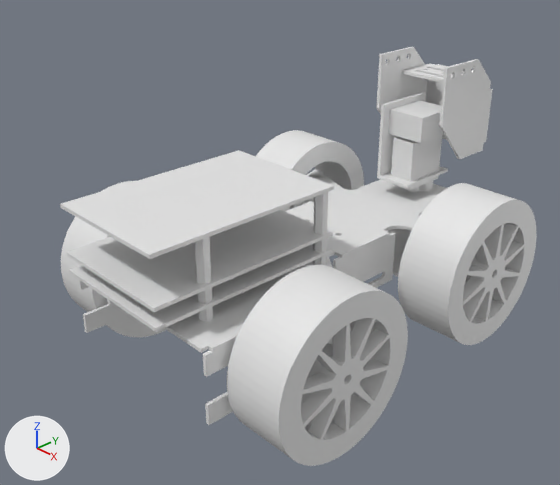
The Blender file car shell.blend, before and after one commit.
Camera for both pictures: a 50 mm lens placed at (0.215, -0.223, 0.153), pointed at (-0.009, -0.013, 0.003). Lighting does not change. The marker at lower left points along +X, +Y and +Z. The first picture is the older version.

In view in the first picture: 'car assembly'.
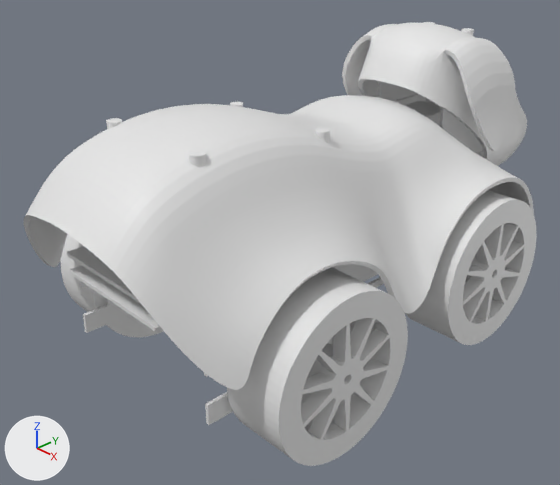
Where the newer file only moved an object's origin or applied its transform, the numbers keep the older frame.

Where the change shows, as pixel boxes [x1, y1, x2, y2] in the pictures (560 x 485 px):
'body', added
    after: [24, 95, 534, 390]
'head', added
    after: [342, 23, 527, 166]
'head cutout.002', added
    after: [189, 151, 206, 167]
'head cutout', added
    after: [315, 128, 330, 143]
'head cutout.003', added
    after: [106, 118, 122, 129]
'head cutout.005', added
    after: [461, 28, 474, 36]
'head cutout.001', added
    after: [230, 102, 243, 107]
'head cutout.004', added
    after: [424, 22, 435, 24]

Diff of the bpy script that builds the scene:
```diff
--- a/car shell.blend.py
+++ b/car shell.blend.py
@@ ob_head_cutout_005 @@
+ob_head_cutout_005 = bpy.data.objects.new('head cutout.005', me_cylinder_041)  # a 32-sided cylinder along z spanning x -0.001..0.001, y -0.001..0.001, z -0.001..0.001
+ob_head_cutout_005.parent = ob_standoff_15_l_002
+ob_head_cutout_005.location = (0.0246, -0.0223, 0.0615)
+ob_head_cutout_005.scale = (2.75, 2.75, 2.5)
@@ ob_standoff_15_l_002 @@
+ob_standoff_15_l_002 = bpy.data.objects.new('standoff 15_L.002', me_cylinder_039)  # a 6-sided cylinder along z spanning x -0.002..0.002, y -0.0023..0.0023, z -0.0075..0.0075
+ob_standoff_15_l_002.location = (0.0108, 0.0866, 0.07)
@@ ob_head_cutout_004 @@
+ob_head_cutout_004 = bpy.data.objects.new('head cutout.004', me_cylinder_041.copy())
+ob_head_cutout_004.parent = ob_standoff_15_l_001
+ob_head_cutout_004.location = (0.0246, -0.0223, 0.0615)
+ob_head_cutout_004.scale = (2.75, 2.75, 2.5)
@@ ob_standoff_15_l_001 @@
+ob_standoff_15_l_001 = bpy.data.objects.new('standoff 15_L.001', me_cylinder_039.copy())
+ob_standoff_15_l_001.location = (-0.0109, 0.0866, 0.07)
@@ ob_head_cutout_003 @@
+ob_head_cutout_003 = bpy.data.objects.new('head cutout.003', me_cylinder_032)  # 64 vertices, 34 faces; spans x -0.00988..-0.00788, y -0.03021..-0.02821, z 0.02562..0.02762
+ob_head_cutout_003.parent = ob_standoff_20_l
+ob_head_cutout_003.location = (0.049, 0.0, 0.0)
+ob_head_cutout_003.scale = (2.75, 2.75, 2.5)
@@ ob_standoff_20_l @@
+ob_standoff_20_l = bpy.data.objects.new('standoff 20_L', me_cylinder_039.copy())
+ob_standoff_20_l.location = (-0.0244, -0.0803, 0.052)
+ob_standoff_20_l.scale = (1.0, 1.0, 1.33)
@@ ob_head_cutout_002 @@
+ob_head_cutout_002 = bpy.data.objects.new('head cutout.002', me_cylinder_041.copy())
+ob_head_cutout_002.parent = ob_standoff_20_r
+ob_head_cutout_002.location = (0.0246, -0.0803, 0.0665)
+ob_head_cutout_002.scale = (2.75, 2.75, 2.5)
@@ ob_standoff_20_r @@
+ob_standoff_20_r = bpy.data.objects.new('standoff 20_R', me_cylinder_039.copy())
+ob_standoff_20_r.location = (0.0246, -0.0803, 0.052)
+ob_standoff_20_r.scale = (1.0, 1.0, 1.33)
@@ ob_head_cutout_001 @@
+ob_head_cutout_001 = bpy.data.objects.new('head cutout.001', me_cylinder_041.copy())
+ob_head_cutout_001.parent = ob_standoff_15_l
+ob_head_cutout_001.location = (0.0246, -0.0223, 0.0615)
+ob_head_cutout_001.scale = (2.75, 2.75, 2.5)
@@ ob_standoff_15_l @@
+ob_standoff_15_l = bpy.data.objects.new('standoff 15_L', me_cylinder_039.copy())
+ob_standoff_15_l.location = (-0.0244, -0.0223, 0.0495)
@@ ob_head_cutout @@
+ob_head_cutout = bpy.data.objects.new('head cutout', me_cylinder_041.copy())
+ob_head_cutout.parent = ob_standoff_15_r
+ob_head_cutout.location = (0.0246, -0.0223, 0.0615)
+ob_head_cutout.scale = (2.75, 2.75, 2.5)
@@ ob_standoff_15_r @@
+ob_standoff_15_r = bpy.data.objects.new('standoff 15_R', me_cylinder_039.copy())
+ob_standoff_15_r.location = (0.0246, -0.0223, 0.0495)
@@ ob_head @@
+ob_head = bpy.data.objects.new('head', me_plane)  # 83 vertices, 66 faces; spans x -0.0794..-0.012, y 0.0442..0.1302, z -0.0372..0.0003; modifiers MIRROR, SUBSURF, SOLIDIFY
+ob_head.location = (0.0, -0.0047, -0.0012)
+ob_head.rotation_euler = (0.0, 1.571, 0.0)  # degrees (0, 90, 0)
+ob_head.scale = (1.11, 1.11, 1.01)
@@ ob_body @@
+ob_body = bpy.data.objects.new('body', me_plane_001)  # 126 vertices, 99 faces; spans x -0.038..0.041, y 0.003..0.206, z -0.059..0.0; modifiers MIRROR, SUBSURF, SOLIDIFY
+ob_body.location = (0.0, -0.1207, 0.0336)
+ob_body.rotation_euler = (0.0, 1.571, 0.0)  # degrees (0, 90, 0)
```
